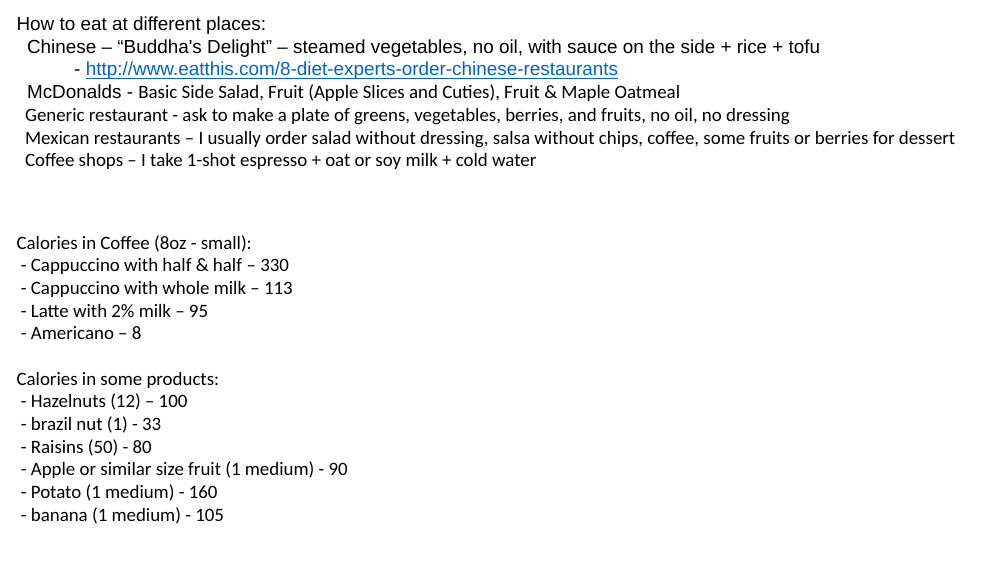
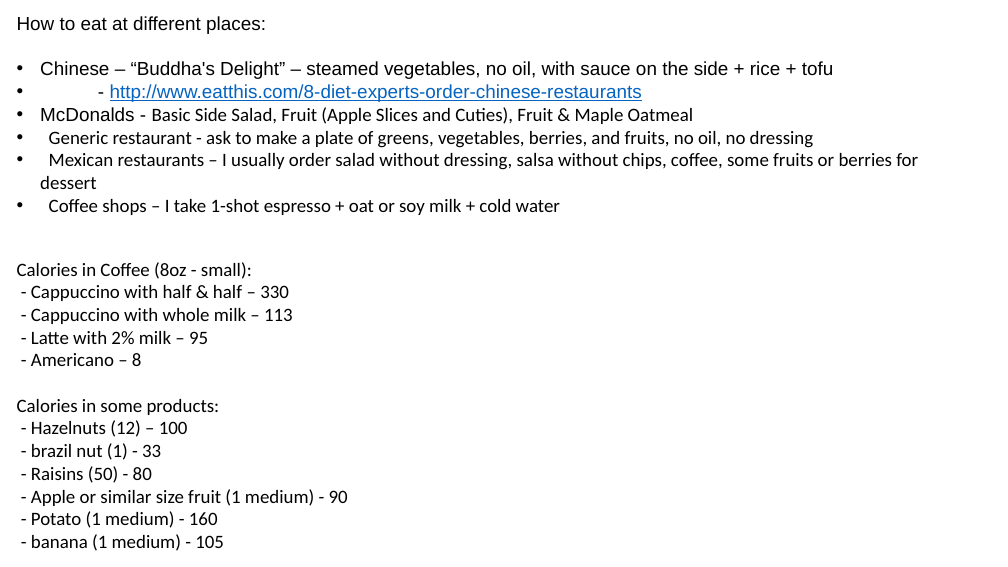
Before and after one commit to lselector/misc, a slide deck: slide 17 of _Life_Lose_Weight.pptx (slide 13 before the commit). Drawn at 1008x567 pixels with LibreOffice and Linux fonts; fonts in the diff are those of the drawing. Boxes give left, top, right and bottom in pixels: in the first picture for what was removed or moved away, otherwise in the second. Text is boxed around its words. In the diff, an @@ line names an element or a change of style, - is before the commit and + after.

```diff
--- a/_Life_Lose_Weight.pptx
+++ b/_Life_Lose_Weight.pptx
@@ text at box(40, 61, 918, 215): bullet none to • @@
@@ text "Calories in Coffee (8oz - ...": place and size @@
-text "Calories in Coffee (8oz - ..." at box(17, 235, 348, 524)
+text "Calories in Coffee (8oz - ..." at box(17, 262, 348, 551)
```
Also in this commit, not shown: 11 other slides changed, 5 slides added, 1 slide removed.
